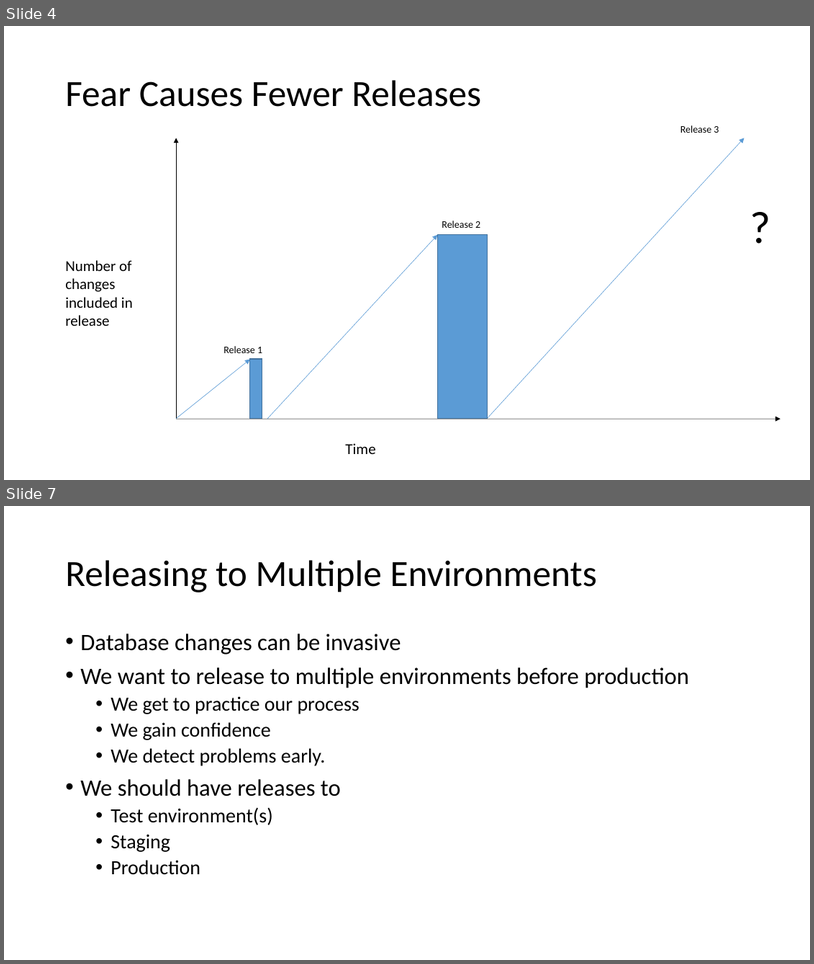
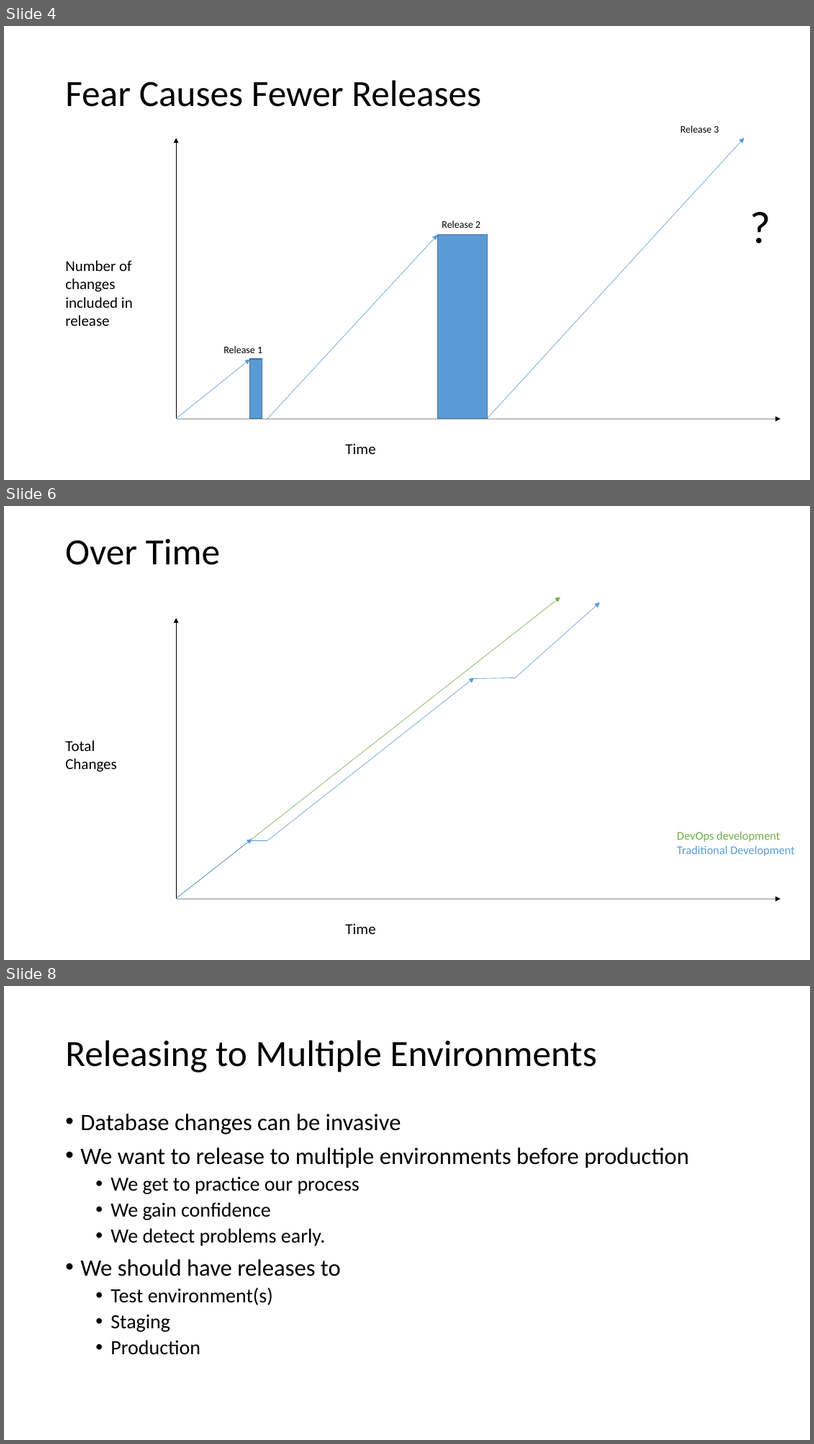
Before and after one commit to way0utwest/DatabaseDevOpsMS, a slide deck: Section 3 - Release Management/Section3-ReleaseManagement.pptx. Shown one above the other, each under a label of ours: slides 4 and 7 before the commit, slides 4, 6 and 8 after it; the slides between them are not shown. The pictures are 814x964 and 814x1444 pixels, drawn with LibreOffice and Linux fonts; fonts in the diff are those of the drawing. Boxes give left, top, right and bottom in pixels: in the first picture for what was removed or moved away, otherwise in the second. Text is boxed around its words. In the diff, an @@ line names an element or a change of style, - is before the commit and + after.

```diff
--- a/Section 3 - Release Management/Section3-ReleaseManagement.pptx
+++ b/Section 3 - Release Management/Section3-ReleaseManagement.pptx
@@ slide 6 added at (x1=4, y1=506, x2=810, y2=960), background #FFFFFF @@
@@ text added at (x1=65, y1=538, x2=220, y2=565), 44 pt, text #000000 @@
+Over Time
@@ arrow added from (176, 898) to (561, 597), #70AD47 0.5 pt @@
@@ arrow added from (516, 677) to (600, 602), #5B9BD5 0.5 pt @@
@@ arrow added from (176, 898) to (176, 618), #000000 0.5 pt @@
@@ arrow added from (268, 841) to (475, 678), #5B9BD5 0.5 pt @@
@@ line added from (517, 678) to (475, 678), #5B9BD5 0.5 pt @@
@@ text added at (x1=65, y1=740, x2=117, y2=772), 18 pt, text #000000 @@
+Total Changes
@@ arrow added from (176, 898) to (252, 839), #5B9BD5 0.5 pt @@
@@ line added from (268, 841) to (250, 841), #5B9BD5 0.5 pt @@
@@ text added at (x1=677, y1=831, x2=795, y2=856), 14 pt, text #5B9BD5 @@
+DevOps development
+Traditional Development
@@ arrow added from (176, 898) to (781, 898), #000000 0.5 pt @@
@@ text added at (x1=345, y1=923, x2=376, y2=934), 18 pt, text #000000 @@
+Time
@@ what was slide 7 is now slide 8 @@
```
Also in this commit, not shown: 8 slides changed, 11 other slides added, 1 slide removed, 3 other files.
